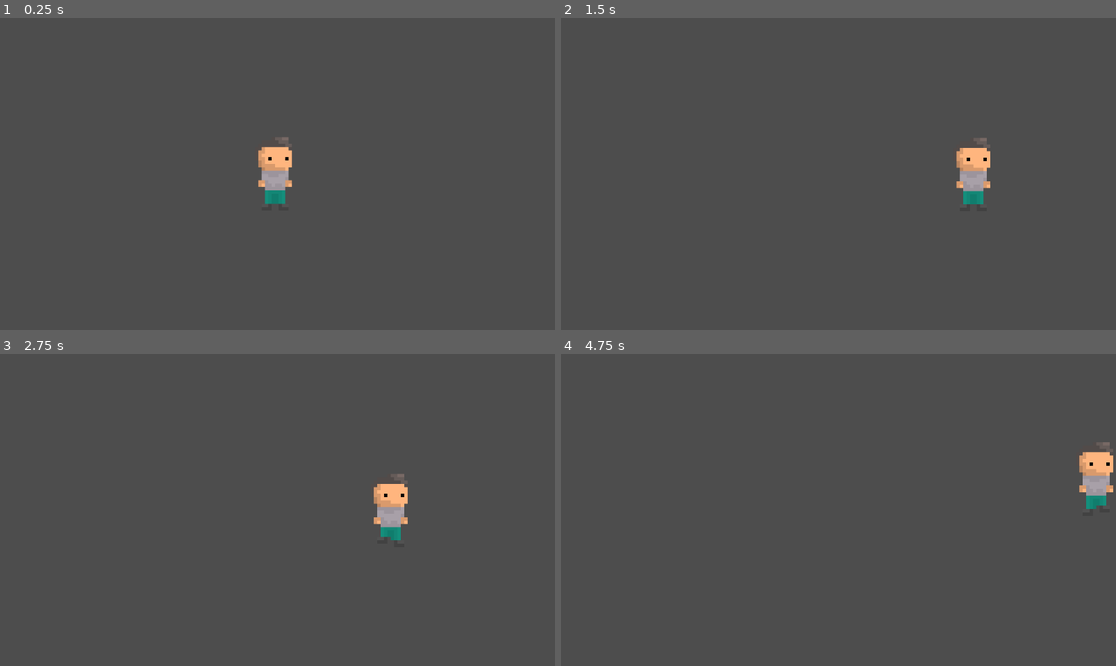
Above: before the commit, frames 1-4 (two rows, left to right).
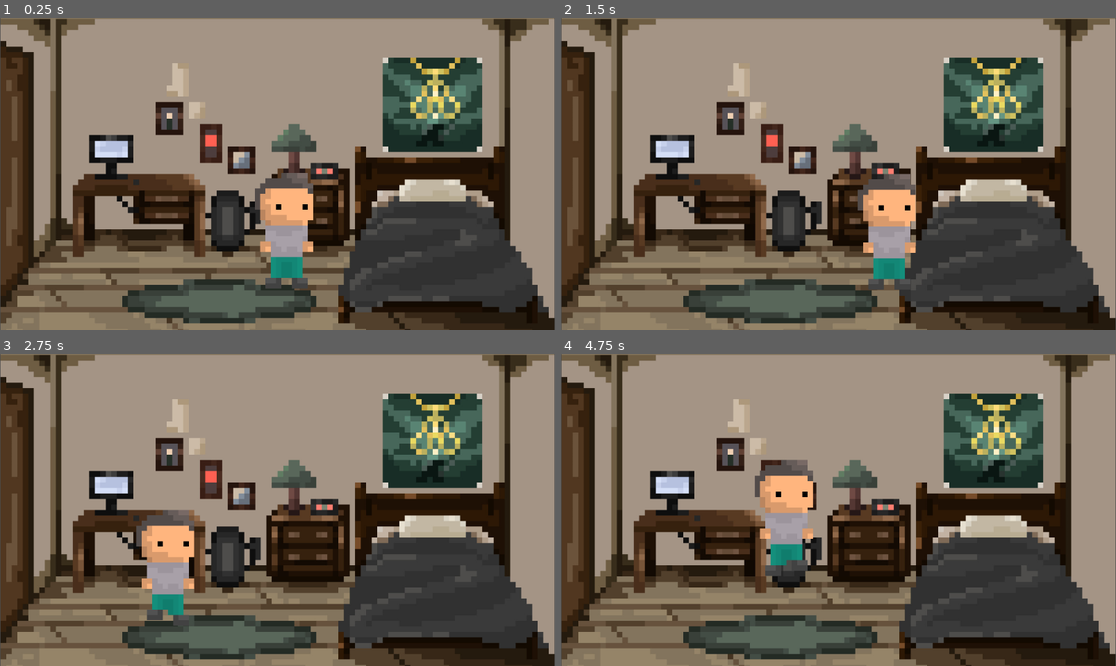
Above: after the commit, the same moments.

Repository: StefanBryda/AddiCate
Game: Godot game, scene res://scenes/Bedroom.tscn
The game is run twice, just before and just after one commit, with the same random seed, the same clock (stepped at 60 frames per second) and the same inputs. Before the commit the project starts from res://scenes/game.tscn.
Inputs:
- Up to frame 1 (0.25 s): no input
- Up to frame 2 (1.5 s): tap Enter (ui_accept) at 0.5, 0.77 s; hold Right (ui_right) from 0.53 s (still down)
- Up to frame 3 (2.75 s): tap Enter (ui_accept) at 1.52 s; release Right (ui_right) at 2.03 s; hold Left (ui_left) from 2.03 s (still down)
- Up to frame 4 (4.75 s): release Left (ui_left) at 2.78 s; hold Right (ui_right) 2.78-4.28 s; tap Enter (ui_accept) at 3.02, 3.77, 4.52 s; hold Left (ui_left) from 4.28 s (still down)

The runs differ from the first frame. In frame 1, 91% of the frame differs, in the area x 0-100%, y 0-100%; in frame 2, 91%; in frame 3, 91%; in frame 4, 91%.

Commit message:
Added scenes and transition between them

Diff:
--- /dev/null
+++ b/addicate/new_script.gd
@@ -0,0 +1,11 @@
+extends Node
+
+
+# Called when the node enters the scene tree for the first time.
+func _ready() -> void:
+	pass # Replace with function body.
+
+
+# Called every frame. 'delta' is the elapsed time since the previous frame.
+func _process(delta: float) -> void:
+	pass
--- /dev/null
+++ b/addicate/scenes/Bedroom.tscn
@@ -0,0 +1,58 @@
+[gd_scene load_steps=8 format=3 uid="uid://c46wot07l7dkv"]
+
+[ext_resource type="Texture2D" uid="uid://nl822xlvw8m5" path="res://assets/backgrounds/aiden-pedroncelli-playerroom.jpg" id="1_qxlp7"]
+[ext_resource type="PackedScene" uid="uid://oxxkfex7gohr" path="res://scenes/player.tscn" id="2_nttrf"]
+[ext_resource type="Script" uid="uid://c37t5ha4w80m8" path="res://scripts/door_outside.gd" id="3_nttrf"]
+
+[sub_resource type="WorldBoundaryShape2D" id="WorldBoundaryShape2D_uwrxv"]
+distance = -68.0
+
+[sub_resource type="WorldBoundaryShape2D" id="WorldBoundaryShape2D_yqjtg"]
+normal = Vector2(0.999935, -0.0113999)
+
+[sub_resource type="WorldBoundaryShape2D" id="WorldBoundaryShape2D_lnu2h"]
+normal = Vector2(-0.999972, 0.00751858)
+
+[sub_resource type="RectangleShape2D" id="RectangleShape2D_qxlp7"]
+
+[node name="Bedroom" type="Node2D"]
+position = Vector2(4, 16)
+
+[node name="Aiden-pedroncelli-playerroom" type="Sprite2D" parent="."]
+position = Vector2(-13, -144)
+scale = Vector2(0.426025, 0.426025)
+texture = ExtResource("1_qxlp7")
+
+[node name="Camera2D" type="Camera2D" parent="Aiden-pedroncelli-playerroom"]
+zoom = Vector2(1.58, 1.58)
+
+[node name="Player" parent="." groups=["Player"] instance=ExtResource("2_nttrf")]
+position = Vector2(0, -101)
+
+[node name="Ground" type="StaticBody2D" parent="."]
+position = Vector2(1, -69)
+
+[node name="CollisionShape2D" type="CollisionShape2D" parent="Ground"]
+position = Vector2(-2, 8)
+shape = SubResource("WorldBoundaryShape2D_uwrxv")
+
+[node name="Left wall" type="StaticBody2D" parent="."]
+position = Vector2(-368, -123)
+
+[node name="CollisionShape2D" type="CollisionShape2D" parent="Left wall"]
+shape = SubResource("WorldBoundaryShape2D_yqjtg")
+
+[node name="Right wall" type="StaticBody2D" parent="."]
+position = Vector2(89, -102)
+
+[node name="CollisionShape2D" type="CollisionShape2D" parent="Right wall"]
+shape = SubResource("WorldBoundaryShape2D_lnu2h")
+
+[node name="Door outside" type="Area2D" parent="."]
+position = Vector2(-365, -100)
+script = ExtResource("3_nttrf")
+
+[node name="CollisionShape2D" type="CollisionShape2D" parent="Door outside"]
+shape = SubResource("RectangleShape2D_qxlp7")
+
+[connection signal="body_entered" from="Door outside" to="Door outside" method="_on_body_entered"]
--- /dev/null
+++ b/addicate/scenes/Field.tscn
@@ -0,0 +1,27 @@
+[gd_scene load_steps=6 format=3 uid="uid://born7gptsroo8"]
+
+[ext_resource type="Texture2D" uid="uid://bke7joobfmby5" path="res://assets/backgrounds/field.png" id="1_uawk5"]
+[ext_resource type="PackedScene" uid="uid://oxxkfex7gohr" path="res://scenes/player.tscn" id="2_j00b8"]
+[ext_resource type="PackedScene" uid="uid://c4p4qfw4a0g13" path="res://scenes/ground.tscn" id="3_oa7lk"]
+[ext_resource type="PackedScene" uid="uid://cq2porugkeju4" path="res://scenes/door.tscn" id="4_j00b8"]
+[ext_resource type="Script" uid="uid://c37t5ha4w80m8" path="res://scripts/door_outside.gd" id="5_oa7lk"]
+
+[node name="Node2D" type="Node2D"]
+
+[node name="Field" type="Sprite2D" parent="."]
+position = Vector2(522, 339)
+scale = Vector2(2.07241, 2.07241)
+texture = ExtResource("1_uawk5")
+
+[node name="Camera2D" type="Camera2D" parent="Field"]
+zoom = Vector2(0.93, 1.09)
+
+[node name="Player" parent="." groups=["Player"] instance=ExtResource("2_j00b8")]
+position = Vector2(927, 468)
+
+[node name="Ground" parent="." instance=ExtResource("3_oa7lk")]
+position = Vector2(776, 589)
+
+[node name="Door outside" parent="." instance=ExtResource("4_j00b8")]
+position = Vector2(1034, 499)
+script = ExtResource("5_oa7lk")
--- /dev/null
+++ b/addicate/scenes/Outside.tscn
@@ -0,0 +1,31 @@
+[gd_scene load_steps=5 format=3 uid="uid://beiba7xa6upk0"]
+
+[ext_resource type="PackedScene" uid="uid://oxxkfex7gohr" path="res://scenes/player.tscn" id="1_drucc"]
+[ext_resource type="Texture2D" uid="uid://c4vx44xqf33jl" path="res://assets/backgrounds/PNG/City4/Bright/City4.png" id="2_k7f4w"]
+[ext_resource type="PackedScene" uid="uid://c4p4qfw4a0g13" path="res://scenes/ground.tscn" id="3_m64sd"]
+[ext_resource type="PackedScene" uid="uid://cq2porugkeju4" path="res://scenes/door.tscn" id="4_rn6ye"]
+
+[node name="Node2D" type="Node2D"]
+
+[node name="City4" type="Sprite2D" parent="."]
+position = Vector2(386, -340)
+texture = ExtResource("2_k7f4w")
+
+[node name="City5" type="Sprite2D" parent="."]
+position = Vector2(-1534, -341)
+texture = ExtResource("2_k7f4w")
+
+[node name="Player" parent="." groups=["Player"] instance=ExtResource("1_drucc")]
+position = Vector2(-293, -35)
+
+[node name="Camera2D" type="Camera2D" parent="Player"]
+position = Vector2(-5, -130)
+
+[node name="Ground" parent="." instance=ExtResource("3_m64sd")]
+position = Vector2(739, 79)
+
+[node name="Door inside" parent="." instance=ExtResource("4_rn6ye")]
+position = Vector2(814, -14)
+
+[node name="Door field" parent="." groups=["Player"] instance=ExtResource("4_rn6ye")]
+position = Vector2(-1961, 0)
--- /dev/null
+++ b/addicate/scenes/door.tscn
@@ -0,0 +1,13 @@
+[gd_scene load_steps=3 format=3 uid="uid://cq2porugkeju4"]
+
+[ext_resource type="Script" uid="uid://drswh6bwurste" path="res://scripts/door_inside.gd" id="1_hpvv5"]
+
+[sub_resource type="RectangleShape2D" id="RectangleShape2D_m64sd"]
+
+[node name="Door inside" type="Area2D"]
+script = ExtResource("1_hpvv5")
+
+[node name="CollisionShape2D" type="CollisionShape2D" parent="."]
+shape = SubResource("RectangleShape2D_m64sd")
+
+[connection signal="body_entered" from="." to="." method="_on_body_entered"]
--- a/addicate/scenes/game.tscn
+++ /dev/null
@@ -1,21 +0,0 @@
-[gd_scene load_steps=3 format=3 uid="uid://c46wot07l7dkv"]
-
-[ext_resource type="PackedScene" uid="uid://oxxkfex7gohr" path="res://scenes/player.tscn" id="1_uwrxv"]
-
-[sub_resource type="WorldBoundaryShape2D" id="WorldBoundaryShape2D_uwrxv"]
-distance = -68.0
-
-[node name="Game" type="Node2D"]
-
-[node name="Player" parent="." instance=ExtResource("1_uwrxv")]
-position = Vector2(0, -101)
-
-[node name="Camera2D" type="Camera2D" parent="."]
-position = Vector2(4, -69)
-
-[node name="StaticBody2D" type="StaticBody2D" parent="."]
-position = Vector2(1, -69)
-
-[node name="CollisionShape2D" type="CollisionShape2D" parent="StaticBody2D"]
-position = Vector2(-2, 8)
-shape = SubResource("WorldBoundaryShape2D_uwrxv")
--- /dev/null
+++ b/addicate/scenes/ground.tscn
@@ -0,0 +1,8 @@
+[gd_scene load_steps=2 format=3 uid="uid://c4p4qfw4a0g13"]
+
+[sub_resource type="WorldBoundaryShape2D" id="WorldBoundaryShape2D_m64sd"]
+
+[node name="Ground" type="StaticBody2D"]
+
+[node name="CollisionShape2D" type="CollisionShape2D" parent="."]
+shape = SubResource("WorldBoundaryShape2D_m64sd")
--- a/addicate/scenes/player.tscn
+++ b/addicate/scenes/player.tscn
@@ -1,6 +1,6 @@
 [gd_scene load_steps=10 format=3 uid="uid://oxxkfex7gohr"]
 
-[ext_resource type="Script" uid="uid://bf7fwsxl5k3bb" path="res://player.gd" id="1_dqkch"]
+[ext_resource type="Script" uid="uid://bf7fwsxl5k3bb" path="res://scripts/player.gd" id="1_dqkch"]
 [ext_resource type="Texture2D" uid="uid://bbki5mnxj20t" path="res://assets/sprites/avatar1 - Copy.png" id="1_qhqgy"]
 [ext_resource type="Texture2D" uid="uid://beavqq3yxys7y" path="res://assets/sprites/avatar1.png" id="2_dqkch"]
 [ext_resource type="Texture2D" uid="uid://dewbsmyolojci" path="res://assets/sprites/avatar2.png" id="3_qlg0r"]
--- /dev/null
+++ b/addicate/scripts/door_inside.gd
@@ -0,0 +1,5 @@
+extends Area2D
+
+func _on_body_entered(body):
+	if body.is_in_group("Player"):
+		get_tree().change_scene_to_file("res://scenes/Field.tscn")
--- /dev/null
+++ b/addicate/scripts/door_outside.gd
@@ -0,0 +1,6 @@
+extends Area2D
+
+
+func _on_body_entered(body):
+	if body.is_in_group("Player"):
+		get_tree().change_scene_to_file("res://scenes/Outside.tscn")
Not shown, added: addicate/assets/backgrounds/License.txt
Binary file added: addicate/assets/backgrounds/PNG/City1/Bright/City1.png
Not shown, added: addicate/assets/backgrounds/PNG/City1/Bright/City1.png.import
Binary file added: addicate/assets/backgrounds/PNG/City1/Bright/Sky.png
Not shown, added: addicate/assets/backgrounds/PNG/City1/Bright/Sky.png.import
Binary file added: addicate/assets/backgrounds/PNG/City1/Bright/boxes&container.png
Not shown, added: addicate/assets/backgrounds/PNG/City1/Bright/boxes&container.png.import
Binary file added: addicate/assets/backgrounds/PNG/City1/Bright/buildings.png
Not shown, added: addicate/assets/backgrounds/PNG/City1/Bright/buildings.png.import
Binary file added: addicate/assets/backgrounds/PNG/City1/Bright/road&border.png
Not shown, added: addicate/assets/backgrounds/PNG/City1/Bright/road&border.png.import
Binary file added: addicate/assets/backgrounds/PNG/City1/Bright/wall1.png
(and 119 more such lines)
